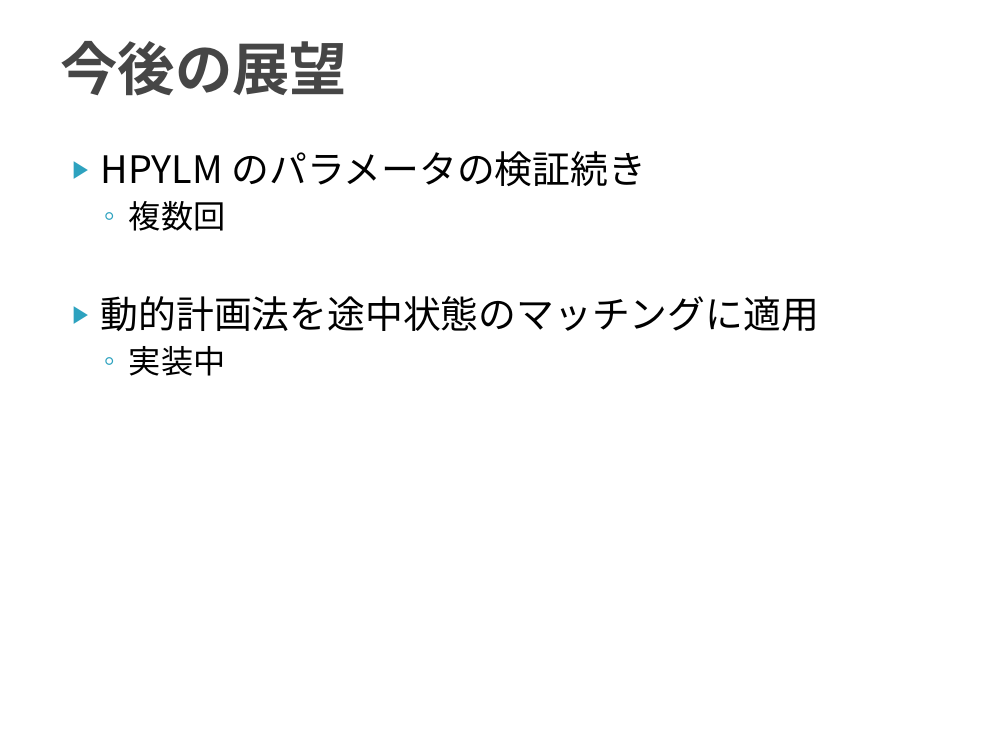
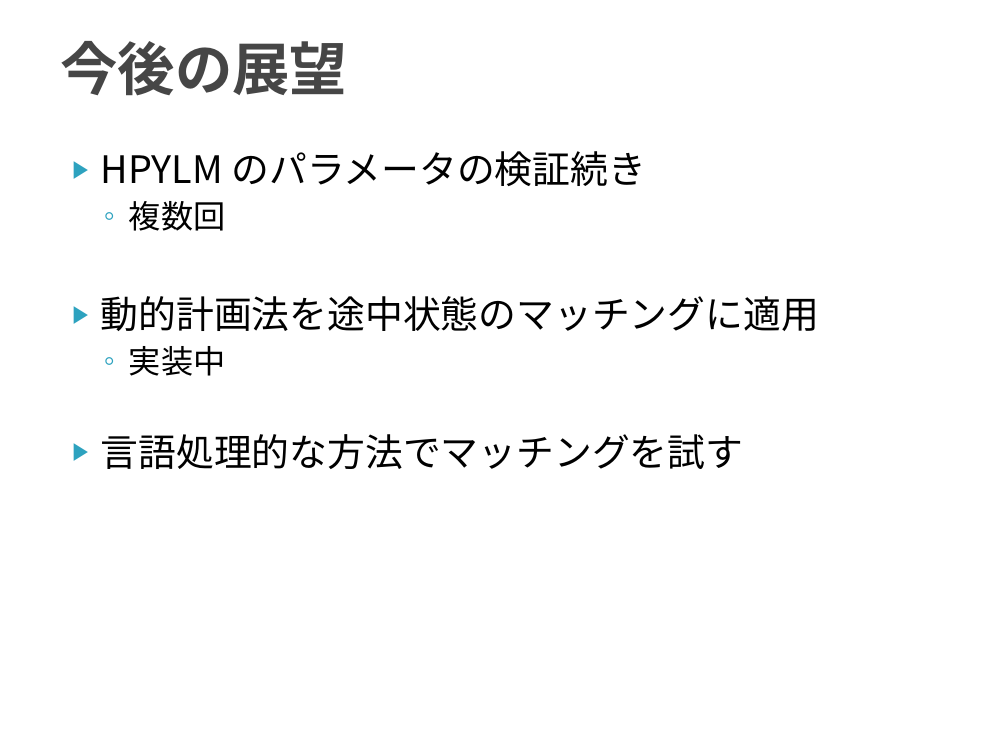
Before and after one commit to TetsuyaKomota/MyMasterStudies, a slide deck: slide 145 of slides/discussion2016.pptx. Drawn at 1008x756 pixels with LibreOffice and Linux fonts; fonts in the diff are those of the drawing. Boxes give left, top, right and bottom in pixels: in the first picture for what was removed or moved away, otherwise in the second. Text is boxed around its words. In the diff, an @@ line names an element or a change of style, - is before the commit and + after.

```diff
--- a/slides/discussion2016.pptx
+++ b/slides/discussion2016.pptx
@@ text at [101, 434, 744, 469]: paragraph added @@
+▶ 言語処理的な方法でマッチングを試す
```
Also in this commit, not shown: 1 other slide changed, 4 other files.
